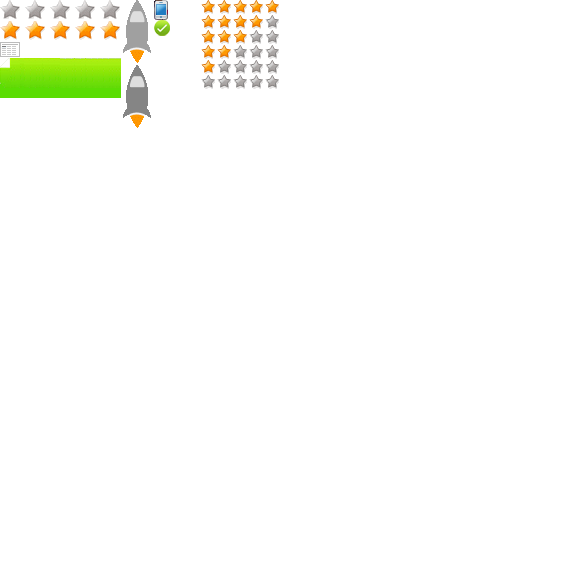
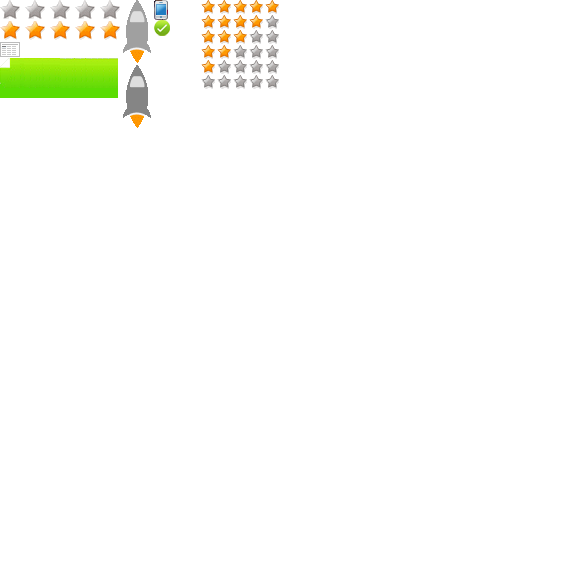
Layer changes from the first 567x567 image to the second:
painted on "图层 4" over [118,58,121,98]
